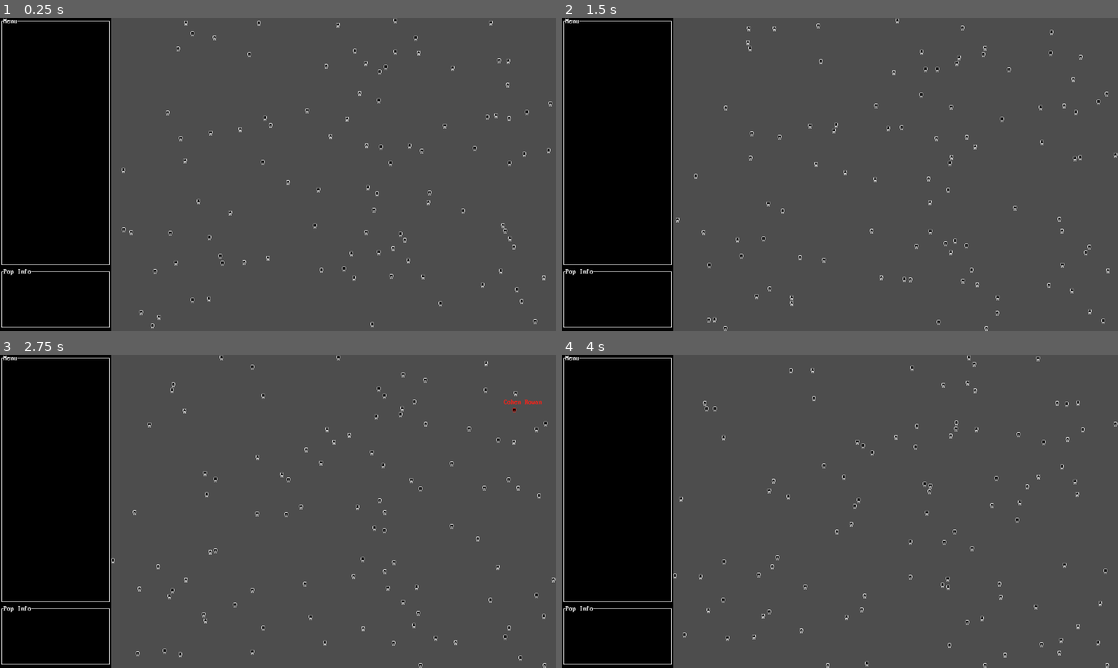
Above: before the commit, frames 1-4 (two rows, left to right).
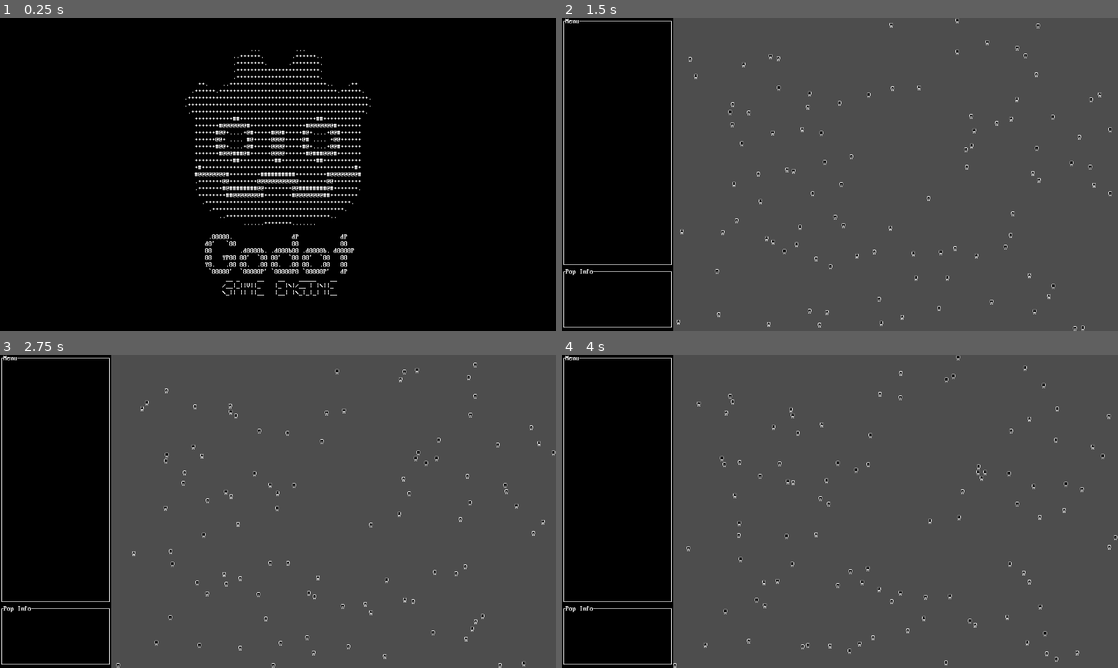
Above: after the commit, the same moments.

Repository: angeldustjdr/StarMarx
Game: Godot game, scene res://addons/GodotASCIIToolKit/Splash/ascii_godot_splash_screen.tscn
The game is run twice, just before and just after one commit, with the same random seed, the same clock (stepped at 60 frames per second) and the same inputs. Before the commit the project starts from res://Main.tscn.
Inputs (mouse positions are in pixels of both pictures, inside the frame that each line leads up to):
- Up to frame 1 (0.25 s): no input
- Up to frame 2 (1.5 s): tap Enter at 0.5 s; drag from (789, 212) to (895, 105) at 0.52 s; drag from (751, 27) to (812, 237) at 1.27 s
- Up to frame 3 (2.75 s): move the mouse to (517, 411) at 2.02 s; click (517, 411) at 2.17 s
- Up to frame 4 (4 s): drag from (895, 442) to (673, 464) at 2.77 s; drag from (789, 364) to (867, 511) at 3.52 s

The runs differ from the first frame. In frame 1, 80% of the frame differs, in the area x 0-100%, y 0-100%; in frame 2, 1.6%; in frame 3, 1.7%; in frame 4, 1.6%.

Commit message:
Gestion Age sur base INSEE

Diff:
--- /dev/null
+++ b/Common/INSEE.gd
@@ -0,0 +1,37 @@
+extends Node
+
+##########################################
+# Gestion Age
+var proportion_non_binary = 0.05
+var proportion_femme
+var age_list
+var age_weight
+
+func pyramide_age(fileName):
+	var file = FileAccess.open(fileName,FileAccess.READ)
+	var pop_totale = 0
+	var M = 0
+	var F = 0
+	var age_proportion = {}
+	var data = file.get_csv_line(";")
+	while !file.eof_reached():
+		data = file.get_csv_line(";")
+		if len(data)==4 :
+			if data[1] == "M" : M += float(data[3])
+			else : F += float(data[3])
+			age_proportion[int(data[2])] = float(data[3])
+			pop_totale += float(data[3])
+	var age_weight = []
+	for i in age_proportion.keys() : age_weight.append(age_proportion[i]/pop_totale)
+	M /= pop_totale
+	F /= pop_totale
+	return [F, age_proportion.keys(),age_weight]
+
+##########################################
+# Initialisation des donnees
+func _ready() -> void:
+	# gestion de la pyramide des ages
+	var age_data = pyramide_age("res://Common/donnees_pyramide_age.txt")
+	proportion_femme = age_data[0]
+	age_list = age_data[1]
+	age_weight = age_data[2]
--- /dev/null
+++ b/Common/broadcast.gd
@@ -0,0 +1,3 @@
+extends Node
+
+signal change_selected(who)
--- a/Main.tscn
+++ b/Main.tscn
@@ -1,7 +1,8 @@
-[gd_scene load_steps=7 format=3 uid="uid://defo5a2jxgjrg"]
+[gd_scene load_steps=8 format=3 uid="uid://defo5a2jxgjrg"]
 
 [ext_resource type="Script" uid="uid://cn5o25raeovua" path="res://main.gd" id="1_glv2v"]
 [ext_resource type="Script" uid="uid://c2o5wu8t7gpha" path="res://addons/GodotASCIIToolKit/Controls/TextBoxes/ascii_titled_box.gd" id="2_uu6xs"]
+[ext_resource type="Script" uid="uid://bt57yxrfjmqwg" path="res://UI/agent_info.gd" id="3_r0du0"]
 
 [sub_resource type="RectangleShape2D" id="RectangleShape2D_glv2v"]
 size = Vector2(1054, 9)
@@ -53,6 +54,11 @@
 offset_bottom = 720.0
 
 [node name="Menu" type="Control" parent="UI"]
+anchors_preset = 0
+offset_right = 256.0
+offset_bottom = 576.0
+
+[node name="ASCIITitleBox" type="Control" parent="UI/Menu"]
 custom_minimum_size = Vector2(16, 32)
 layout_mode = 1
 anchors_preset = 10
@@ -66,7 +72,13 @@
 box_chars = "│─┌┐└┘"
 metadata/_custom_type_script = "uid://c2o5wu8t7gpha"
 
-[node name="Agent_Info" type="Control" parent="UI"]
+[node name="AgentInfo" type="Control" parent="UI"]
+anchors_preset = 0
+offset_right = 256.0
+offset_bottom = 720.0
+script = ExtResource("3_r0du0")
+
+[node name="ASCIITitleBox" type="Control" parent="UI/AgentInfo"]
 custom_minimum_size = Vector2(16, 32)
 layout_mode = 1
 anchors_preset = 12
--- a/Micro_Simulation/Agent/Agent.tscn
+++ b/Micro_Simulation/Agent/Agent.tscn
@@ -1,9 +1,7 @@
-[gd_scene load_steps=6 format=3 uid="uid://cgegbpvapohlb"]
+[gd_scene load_steps=4 format=3 uid="uid://cgegbpvapohlb"]
 
 [ext_resource type="Script" uid="uid://bracfa6a5uvps" path="res://Micro_Simulation/Agent/agent.gd" id="1_k18j1"]
 [ext_resource type="Texture2D" uid="uid://uw2f5l35sl3t" path="res://Micro_Simulation/Agent/Agent_Sprite.png" id="2_wo0w1"]
-[ext_resource type="Theme" uid="uid://dismfahxdsqkk" path="res://addons/GodotASCIIToolKit/Resources/Godot/Themes/ascii_label_theme.tres" id="3_h5qb1"]
-[ext_resource type="Script" uid="uid://b0fxeaxf1fetk" path="res://addons/GodotASCIIToolKit/Controls/ascii_label.gd" id="4_1afyr"]
 
 [sub_resource type="RectangleShape2D" id="RectangleShape2D_wo0w1"]
 size = Vector2(12, 13)
@@ -22,19 +20,6 @@
 position = Vector2(0, 1.5)
 shape = SubResource("RectangleShape2D_wo0w1")
 
-[node name="ASCIILabel" type="Label" parent="."]
-visible = false
-offset_left = -24.0
-offset_top = -24.0
-offset_right = 24.0
-offset_bottom = -8.0
-theme = ExtResource("3_h5qb1")
-theme_override_constants/line_spacing = 0
-text = "toto"
-horizontal_alignment = 1
-script = ExtResource("4_1afyr")
-metadata/_custom_type_script = "uid://b0fxeaxf1fetk"
-
 [connection signal="mouse_entered" from="." to="." method="_on_mouse_entered"]
 [connection signal="mouse_exited" from="." to="." method="_on_mouse_exited"]
 [connection signal="timeout" from="Move_Timer" to="." method="_on_move_timer_timeout"]
--- a/Micro_Simulation/Agent/agent.gd
+++ b/Micro_Simulation/Agent/agent.gd
@@ -1,6 +1,6 @@
 extends CharacterBody2D
 
-const NAMES = preload("res://Micro_Simulation/Agent/NAMES.gd")
+const NAMES = preload("res://Common/NAMES.gd")
 
 var length = 50
 var Attributes : Dictionary
@@ -10,8 +10,9 @@
 func  init(Id,spawn_rect) -> void:
 	# Identification
 	self.Attributes["Id"] = Id
+	# Generate personal info
 	self.Attributes["Name"] = NAMES.noms.pick_random() + " " + NAMES.prenoms.pick_random()
-	$ASCIILabel.text = str(self.Attributes["Name"])
+	self.Attributes["Age"] = randi_range(18,99)
 	# Postional information
 	self.position.x = int(randf()*spawn_rect[0] + DisplayServer.window_get_size()[0] - spawn_rect[0])
 	self.position.y = int(randf()*spawn_rect[1])
@@ -31,10 +32,10 @@
 
 func _on_mouse_entered() -> void:
 	self.Attributes["Status"] = STATUS.STOP
-	$ASCIILabel.visible = true
 	self.modulate=Color(1.0, 0.125, 0.086, 1.0)
+	Broadcast.change_selected.emit(self)
 
 func _on_mouse_exited() -> void:
 	self.Attributes["Status"] = STATUS.ROAM
-	$ASCIILabel.visible = false
 	self.modulate=Color("#ffffff")
+	Broadcast.change_selected.emit(null)
--- /dev/null
+++ b/UI/agent_info.gd
@@ -0,0 +1,10 @@
+extends Control
+
+func _ready() -> void:
+	Broadcast.change_selected.connect(_on_change_selected)
+
+func _on_change_selected(who) -> void :
+	if who !=null :
+		$ASCIITitleBox.title_text = who.Attributes["Name"]
+	else :
+		$ASCIITitleBox.title_text = "Pop info"
--- a/project.godot
+++ b/project.godot
@@ -17,11 +17,20 @@
 [application]
 
 config/name="StarMarx"
-run/main_scene="uid://defo5a2jxgjrg"
+run/main_scene="res://addons/GodotASCIIToolKit/Splash/ascii_godot_splash_screen.tscn"
 config/features=PackedStringArray("4.5", "Forward Plus")
 boot_splash/bg_color=Color(0, 0, 0, 1)
 boot_splash/show_image=false
 config/icon="res://icon.svg"
+
+[autoload]
+
+Broadcast="*res://Common/broadcast.gd"
+Insee="*res://Common/INSEE.gd"
+
+[debug]
+
+gdscript/warnings/unused_signal=0
 
 [display]
 
Not shown, added: Common/INSEE.gd.uid
Renamed: Micro_Simulation/Agent/NAMES.gd -> Common/NAMES.gd
Renamed: Micro_Simulation/Agent/NAMES.gd.uid -> Common/NAMES.gd.uid
Not shown, added: Common/broadcast.gd.uid
Not shown, added: Common/donnees_pyramide_age.txt
Not shown, added: UI/agent_info.gd.uid
